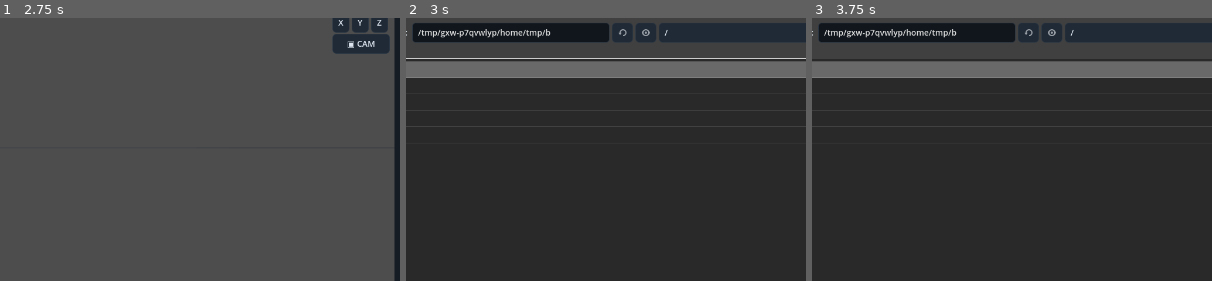
Above: before the commit, frames 1-3 (left to right).
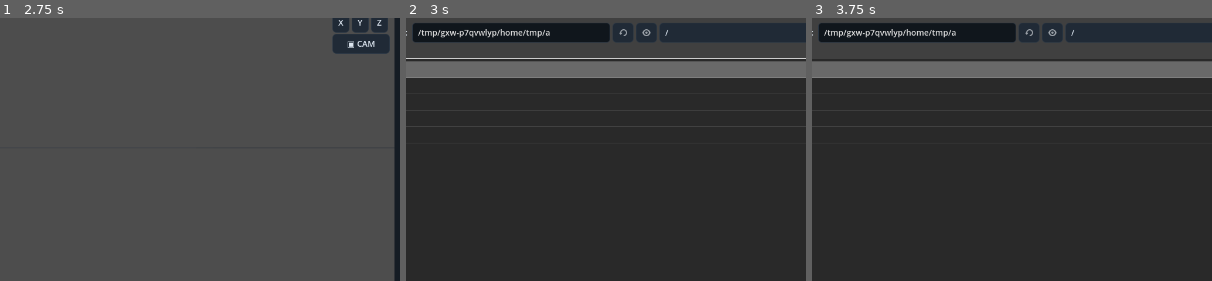
Above: after the commit, the same moments.

Repository: Onnevan/Kabuki
Game: Godot game, scene res://editor/main.tscn
Same seed, same stepped clock (60 frames per second), same inputs: the game is played once before the commit and once after it.
Inputs (mouse positions are % of the whole screen's width and height, from its top left):
- Up to frame 1 (2.75 s): click "↶" at 0.5 s; click "↷" at 1.25 s; click "OPEN" at 2 s
- Up to frame 2 (3 s): click "＋ IMPORT" at 2.75 s
- Up to frame 3 (3.75 s): click (37, 77) at 3.52 s; type "12" at 3.6 s
The pictures show only the part of the screen within x 27-77%, y 15-65%; the shares and areas given below are measured in that part.

Frame 1 is identical in both runs. In frame 2, 0.1% of the frame differs, in the area x 35-66%, y 3-8%; in frame 3, 0.1%.

Commit message:
Fix DrawingController preload typing

Diff:
--- a/editor/main.gd
+++ b/editor/main.gd
@@ -47,7 +47,7 @@
 var active_drawing_group: ReferenceCanvas
 var active_drawing_id := ""
 var drawing_session_index := 0
-var drawing_controller: DrawingController = DrawingControllerClass.new()
+var drawing_controller: RefCounted = DrawingControllerClass.new()
 var drawing_data_by_object: Dictionary:
 	get: return drawing_controller.data_by_object
 var sculpt_mode := "push"
